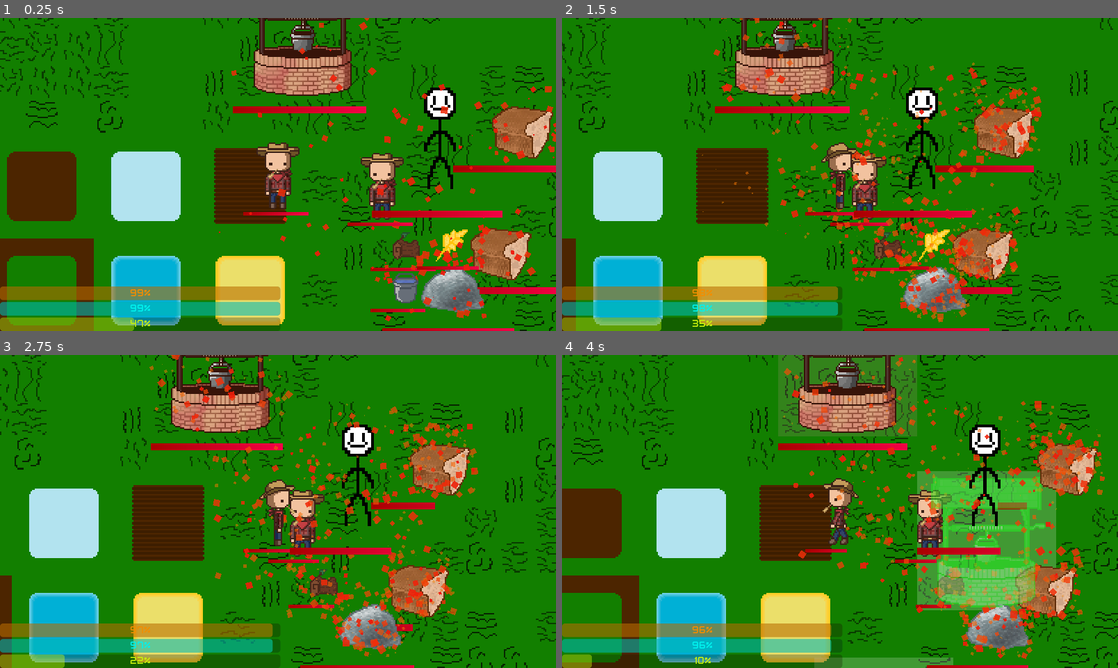
Above: before the commit, frames 1-4 (two rows, left to right).
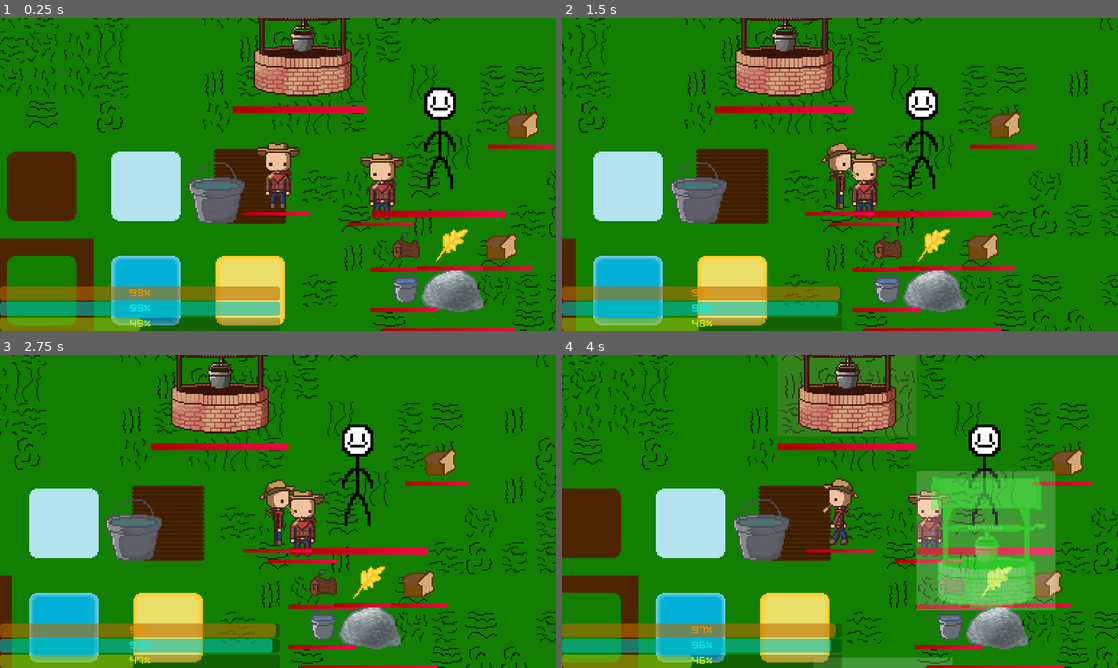
Above: after the commit, the same moments.

Repository: T3rryTim3/mhs-gamedev-02
Game: Godot game, scene res://scenes/Structure/main.tscn
Same seed, same stepped clock (60 frames per second), same inputs: the game is played once before the commit and once after it.
Inputs (mouse positions are in pixels of both pictures, inside the frame that each line leads up to):
- Up to frame 1 (0.25 s): no input
- Up to frame 2 (1.5 s): tap Enter (ui_accept) at 0.5, 0.77 s; move the mouse to (962, 158) at 0.52 s; hold D (move_right) 0.53-1.25 s; tap E at 0.6 s; click (962, 158) at 0.67 s; tap Q at 0.8 s; drag from (728, 190) to (851, 174) at 1.27 s
- Up to frame 3 (2.75 s): move the mouse to (333, 442) at 2.02 s; hold D (move_right) from 2.03 s (still down); tap E at 2.1 s; tap Q at 2.3 s
- Up to frame 4 (4 s): release D (move_right) at 2.75 s; drag from (812, 574) to (673, 464) at 2.77 s; move the mouse to (1006, 558) at 3.52 s; hold A (move_left) from 3.53 s (still down); tap B at 3.6 s; tap Enter (ui_accept) at 3.77 s; tap Q at 3.8 s

The runs differ from the first frame. In frame 1, 6.9% of the frame differs, in the area x 0-100%, y 0-100%; in frame 2, 9.9%; in frame 3, 11%; in frame 4, 12%.

Commit message:
Item Crates and Zindex fix
Item crates have now been added as well as the ordering of items and entities being fixed.

Diff:
--- /dev/null
+++ b/projects/mhsdev-02/Shaders/collector_display.gdshader
@@ -0,0 +1,12 @@
+shader_type canvas_item;
+
+void fragment() {
+	// Called for every pixel the material is visible on.
+	float brightness = (COLOR.r+COLOR.g+COLOR.b)/8.0;
+	COLOR = vec4(brightness+0.446, brightness+0.17, brightness+0.074, COLOR.a);
+}
+
+//void light() {
+	// Called for every pixel for every light affecting the CanvasItem.
+	// Uncomment to replace the default light processing function with this one.
+//}
--- /dev/null
+++ b/projects/mhsdev-02/Shaders/main.gdshader
@@ -0,0 +1,11 @@
+shader_type canvas_item;
+
+uniform float outerRadius : hint_range(0.0, 5.0) = 1.0;
+uniform float MainAlpha : hint_range(0.0, 1.0) = 1.0;
+
+void fragment() {
+	float x = abs(UV.x-.5)*2.0;
+	float y = abs(UV.y-.5)*2.0;
+	float v = pow(sqrt((x*x)+(y*y))/outerRadius, 2);
+	COLOR = vec4(COLOR.r+v*MainAlpha,COLOR.g,COLOR.b,COLOR.a);
+}
--- /dev/null
+++ b/projects/mhsdev-02/scenes/Base/collector_display.tscn
@@ -0,0 +1,19 @@
+[gd_scene load_steps=6 format=3 uid="uid://dny7k3wl6lmol"]
+
+[ext_resource type="Texture2D" uid="uid://c2vvmexmaag42" path="res://images/stations/crate.png" id="1_ryt1c"]
+[ext_resource type="Script" path="res://scripts/collector_display.gd" id="2_gf0o0"]
+[ext_resource type="Texture2D" uid="uid://0jfgs4ujpo58" path="res://images/items/water.png" id="2_lnqda"]
+[ext_resource type="Shader" path="res://Shaders/collector_display.gdshader" id="3_bdrtd"]
+
+[sub_resource type="ShaderMaterial" id="ShaderMaterial_rijhc"]
+shader = ExtResource("3_bdrtd")
+
+[node name="CollectorDisplay" type="Sprite2D"]
+z_index = -1
+texture = ExtResource("1_ryt1c")
+script = ExtResource("2_gf0o0")
+
+[node name="Inner" type="Sprite2D" parent="."]
+material = SubResource("ShaderMaterial_rijhc")
+position = Vector2(0, 2)
+texture = ExtResource("2_lnqda")
--- a/projects/mhsdev-02/scenes/Base/item.tscn
+++ b/projects/mhsdev-02/scenes/Base/item.tscn
@@ -7,7 +7,7 @@
 size = Vector2(48, 48)
 
 [node name="Item" type="CharacterBody2D" node_paths=PackedStringArray("sprite")]
-z_index = -1
+z_index = -2
 scale = Vector2(0.5, 0.5)
 collision_layer = 2
 collision_mask = 4
--- a/projects/mhsdev-02/scenes/Base/player.tscn
+++ b/projects/mhsdev-02/scenes/Base/player.tscn
@@ -253,6 +253,8 @@
 radius = 17.58
 
 [node name="Player" type="CharacterBody2D" node_paths=PackedStringArray("sprite") groups=["player"]]
+z_index = 3
+y_sort_enabled = true
 collision_mask = 9
 motion_mode = 1
 script = ExtResource("1_1ohs8")
@@ -263,18 +265,19 @@
 shape = SubResource("RectangleShape2D_xebjq")
 
 [node name="AnimatedSprite2D" type="AnimatedSprite2D" parent="."]
+y_sort_enabled = true
 sprite_frames = SubResource("SpriteFrames_1g787")
 animation = &"move_down_holding"
 frame_progress = 0.779783
 
 [node name="Collector" type="Node2D" parent="." node_paths=PackedStringArray("pickup_area", "pickup_pos_node", "drop_pos_node")]
-z_index = -2
 script = ExtResource("42_nclik")
 stack_limit = 3
 decay_coef = 0.0
 pickup_area = NodePath("PickupRange")
 pickup_pos_node = NodePath("PickupPos")
 drop_pos_node = NodePath("DropPos")
+show_crate = false
 
 [node name="PickupRange" type="Area2D" parent="Collector"]
 collision_layer = 4
--- a/projects/mhsdev-02/scenes/Stations/oven.tscn
+++ b/projects/mhsdev-02/scenes/Stations/oven.tscn
@@ -2,7 +2,7 @@
 
 [ext_resource type="Script" path="res://scripts/oven.gd" id="1_onh8p"]
 [ext_resource type="Texture2D" uid="uid://c42whfon7v317" path="res://scenes/Base/station_default_progress.tres" id="2_tqr35"]
-[ext_resource type="Texture2D" uid="uid://u7xq2b86pnte" path="res://images/stations/well.png" id="3_kj0x1"]
+[ext_resource type="Texture2D" uid="uid://xvtxeuvbp12u" path="res://images/stations/oven(off).png" id="3_oom4y"]
 [ext_resource type="Script" path="res://scripts/collector.gd" id="4_fcgx6"]
 
 [sub_resource type="RectangleShape2D" id="RectangleShape2D_astqw"]
@@ -12,27 +12,32 @@
 radius = 17.58
 
 [node name="Oven" type="CharacterBody2D" node_paths=PackedStringArray("sprite")]
+z_as_relative = false
+y_sort_enabled = true
 collision_layer = 8
 collision_mask = 0
 motion_mode = 1
 script = ExtResource("1_onh8p")
 station_data = 4
+produce_time = 15.0
 progress_bar_texture = ExtResource("2_tqr35")
 sprite = NodePath("Sprite2D")
 move_influence = 0.01
 
 [node name="Sprite2D" type="Sprite2D" parent="."]
-texture = ExtResource("3_kj0x1")
+texture = ExtResource("3_oom4y")
 
 [node name="CollisionShape2D" type="CollisionShape2D" parent="."]
 position = Vector2(0.75, 37.75)
 shape = SubResource("RectangleShape2D_astqw")
 
 [node name="Collector" type="Node2D" parent="." node_paths=PackedStringArray("pickup_area", "pickup_pos_node", "drop_pos_node")]
-z_index = -2
+z_index = 1
+position = Vector2(-5, 13)
 script = ExtResource("4_fcgx6")
 stack_limit = 5
 can_steal = true
+decay_coef = 0.0
 pickup_area = NodePath("PickupRange")
 pickup_pos_node = NodePath("PickupPos")
 drop_pos_node = NodePath("DropPos")
@@ -55,7 +60,8 @@
 position = Vector2(-50, 49)
 
 [node name="Collector2" type="Node2D" parent="." node_paths=PackedStringArray("pickup_area", "pickup_pos_node", "drop_pos_node")]
-z_index = -2
+z_index = 1
+position = Vector2(3, 14)
 script = ExtResource("4_fcgx6")
 stack_limit = 5
 can_steal = true
--- a/projects/mhsdev-02/scenes/Structure/main.tscn
+++ b/projects/mhsdev-02/scenes/Structure/main.tscn
@@ -1,11 +1,28 @@
-[gd_scene load_steps=3 format=3 uid="uid://cec63m3q1fajg"]
+[gd_scene load_steps=5 format=3 uid="uid://cec63m3q1fajg"]
 
 [ext_resource type="PackedScene" uid="uid://ccpoqb2roaltc" path="res://scenes/Testing/dev_console.tscn" id="1_vl0ib"]
 [ext_resource type="PackedScene" uid="uid://c1g832odaaalg" path="res://scenes/Testing/phystest.tscn" id="1_yr86s"]
+[ext_resource type="Shader" path="res://Shaders/main.gdshader" id="2_bl8pg"]
+
+[sub_resource type="ShaderMaterial" id="ShaderMaterial_rybio"]
+shader = ExtResource("2_bl8pg")
+shader_parameter/outerRadius = 1.126
+shader_parameter/MainAlpha = 0.0
 
 [node name="Main" type="Node2D"]
 
 [node name="DevConsole" parent="." instance=ExtResource("1_vl0ib")]
 visible = false
 
-[node name="phystest" parent="." instance=ExtResource("1_yr86s")]
+[node name="SubViewportContainer" type="SubViewportContainer" parent="."]
+material = SubResource("ShaderMaterial_rybio")
+offset_right = 40.0
+offset_bottom = 40.0
+
+[node name="SubViewport" type="SubViewport" parent="SubViewportContainer"]
+handle_input_locally = false
+canvas_item_default_texture_filter = 0
+size = Vector2i(1152, 648)
+render_target_update_mode = 4
+
+[node name="phystest" parent="SubViewportContainer/SubViewport" instance=ExtResource("1_yr86s")]
--- a/projects/mhsdev-02/scenes/Testing/phystest.tscn
+++ b/projects/mhsdev-02/scenes/Testing/phystest.tscn
@@ -11,6 +11,7 @@
 [ext_resource type="PackedScene" uid="uid://nsrj6j5h6ctv" path="res://scenes/Base/station.tscn" id="6_a5nhr"]
 [ext_resource type="PackedScene" uid="uid://dgmho5h0opm76" path="res://scenes/Stations/well.tscn" id="7_s0786"]
 [ext_resource type="PackedScene" uid="uid://i0xmlk7yt0wk" path="res://scenes/Stations/oven.tscn" id="8_bnbq1"]
+[ext_resource type="Texture2D" uid="uid://bxvsmyxsitujf" path="res://images/items/dirty_water.png" id="9_x1r1a"]
 [ext_resource type="PackedScene" uid="uid://dr8hujnthfhc6" path="res://scenes/Stations/forest.tscn" id="11_kicql"]
 [ext_resource type="Texture2D" uid="uid://bqnqdfgmkb7vc" path="res://images/Tilesets/Tileset v1.png" id="12_lf2jf"]
 [ext_resource type="PackedScene" uid="uid://d0j0sjf62c3tn" path="res://scenes/Base/blueprint.tscn" id="13_n1juf"]
@@ -435,6 +436,11 @@
 position = Vector2(-113, 28)
 camera_limit = NodePath("../CameraLimit")
 
+[node name="DirtyWater" type="Sprite2D" parent="."]
+y_sort_enabled = true
+position = Vector2(-155, 38)
+texture = ExtResource("9_x1r1a")
+
 [node name="Stations" type="Node" parent="."]
 
 [node name="Station" parent="Stations" instance=ExtResource("6_a5nhr")]
@@ -449,6 +455,8 @@
 position = Vector2(-391, 121)
 
 [node name="Oven2" parent="Stations" instance=ExtResource("5_viceh")]
+z_as_relative = false
+y_sort_enabled = true
 position = Vector2(-392, 241)
 station_data = 1
 
--- a/projects/mhsdev-02/scripts/Events/tornado.gd
+++ b/projects/mhsdev-02/scripts/Events/tornado.gd
@@ -47,10 +47,10 @@
 func _ready() -> void:
 	# Set default stats and connections
 	collider.connect("body_entered", fling)
-	push_strength = EventMan.scale_val(data.strength) * 300 # Use scale_val for logarithmic growthsss
+	push_strength = EventMan.scale_val(data.strength/2) * 300 # Use scale_val for logarithmic growth
 	tornado.scale = _double_vec2(EventMan.scale_val(data.strength) * 2)
-	move_cooldown = 2 / 1
-	cooldown_delay = 1 / data.strength
+	move_cooldown = 2.0
+	cooldown_delay = 1.0 / data.strength
 	push_damage = 3 * EventMan.scale_val(data.strength)
 	_select_target()
 	sprite.play() # Tornado animation
--- a/projects/mhsdev-02/scripts/Singletons/effect_data.gd
+++ b/projects/mhsdev-02/scripts/Singletons/effect_data.gd
@@ -31,7 +31,6 @@
 		self.visual_init()
 
 	func apply(delta):
-		var is_player = self.target is Player
 		match self.type:
 			EffectTypes.WEATHER_COLD:
 				if "temp" in self.target.state:
@@ -39,10 +38,6 @@
 
 			EffectTypes.BURNING:
 				self.target.damage(self.strength * delta)
-
-		# Clamp stats
-		for k in self.target.state.keys():
-			self.target.state[k].val = clampf(target.state[k].val, target.state[k].min, target.state[k].max)
 
 	func visual_init(): ## TODO Apply visual effect on entity
 		if not self.particle_obj:
--- a/projects/mhsdev-02/scripts/collector.gd
+++ b/projects/mhsdev-02/scripts/collector.gd
@@ -6,6 +6,9 @@
 signal item_collected
 signal item_reset
 
+## Collector visual preload
+@onready var display_scn = preload("res://scenes/Base/collector_display.tscn")
+
 ## How many items at a time that the collector can hold.
 @export var stack_limit:int = 1
 
@@ -51,6 +54,9 @@
 ## Loses grip after force is applied to item
 @export var loose_grip:bool = true
 
+## Show a crate with the limit_type item, if set
+@export var show_crate:bool = true
+
 ## Current progress for auto collecting
 var auto_collect_progress:float = 0
 
@@ -60,8 +66,31 @@
 ## Current resources in the stack. (FILO)
 var current_resources:Array = []
 
+## Crate object
+var display:Sprite2D
+
 func _ready() -> void:
-	pass
+	if show_crate:
+		# Add crate
+		display = display_scn.instantiate()
+		add_child(display)
+		display.position = pickup_pos_node.position + Vector2(0, 8) # Pixel offset
+
+		if limit_type_enable:
+			# Add crate display
+			var data = ItemData.get_item_data(limit_type)
+			var image = load(data["img_path"])
+			display.inner.texture = image
+		else:
+			display.inner.visible = false
+
+func _get_level(): ## Finds the first Level ancestor
+	var parent = get_parent()
+	while parent != null:
+		if parent is Level:
+			return parent
+		parent = parent.get_parent()
+	return null
 
 func _remove_item(item_id:int) -> void: ## Remove an item from current_resources by identifier
 	for i in current_resources.size():
@@ -91,6 +120,8 @@
 		if auto_collect_progress >= auto_collect_cooldown:
 			add_nearest_item()
 			auto_collect_progress = 0
+	for x in current_resources:
+		x.z_index = z_index
 
 func _get_nearest_item(reset:bool = true, force_type: = -1) -> Item: ## Get the nearest Item node not currently in a collector.
 	var nearest_distance:float = INF
@@ -143,8 +174,8 @@
 	if len(current_resources) >= stack_limit:
 		return false
 
-	#if item.global_position == pickup_pos_node.global_position:
-		#skip_animation = true
+	# if item.global_position == pickup_pos_node.global_position:
+		# skip_animation = true
 
 	var global_pos = item.global_position
 	item.get_parent().remove_child(item)
@@ -162,6 +193,8 @@
 	current_resources.append(item)
 	item.tree_exiting.connect(_remove_item.bind(item.collection_id))
 	item.force_applied.connect(_reparent_item.bind(item))
+
+	item.z_index = z_index
 
 	if skip_animation:
 		item.collect_progress = pickup_time
@@ -180,6 +213,7 @@
 	item.tree_exiting.disconnect(_remove_item)
 	item.force_applied.disconnect(_reparent_item.bind(item))
 	item.show_health = true
+	item.z_index = -1
 	item_reset.emit()
 
 func destroy_item() -> void: ## Destroy the top item
@@ -191,7 +225,7 @@
 
 	item.queue_free()
 
-func _reparent_item(item:Item): ## Reparent item to the scene root
+func _reparent_item(item:Item): ## Reparent item to the level
 	reset_item_stats(item)
 
 	item.position = drop_pos_node.position + Vector2(randi_range(-drop_offset, drop_offset), randi_range(-drop_offset, drop_offset))
@@ -199,7 +233,7 @@
 
 	# Reparent item to root
 	remove_child(item)
-	get_tree().get_root().call_deferred("add_child", item)
+	_get_level().add_child(item)
 
 	# Reset position back
 	item.global_position = glob_pos
@@ -208,6 +242,10 @@
 	if len(current_resources) == 0:
 		return null
 	return current_resources[-1]
+
+func item_entered(item:Item): ## Called by other collectors when an item is dropped nearby
+	if auto_collect:
+		add_nearest_item()
 
 func drop_item() -> void: ## Drop the topmost item.
 	# Validate request
@@ -229,3 +267,4 @@
 	# ...Unless there's a collector
 	if near_collector:
 		item.global_position = near_collector.get_parent().pickup_pos_node.global_position
+		near_collector.get_parent().item_entered(item)
--- /dev/null
+++ b/projects/mhsdev-02/scripts/collector_display.gd
@@ -0,0 +1,3 @@
+extends Sprite2D
+
+@onready var inner:Sprite2D = $Inner
--- a/projects/mhsdev-02/scripts/entity.gd
+++ b/projects/mhsdev-02/scripts/entity.gd
@@ -118,7 +118,7 @@
 
 	add_child(health_bar)
 
-	add_effect(EffectData.EffectTypes.BURNING, 10, 1)
+	#add_effect(EffectData.EffectTypes.BURNING, 10, 1)
 
 func _death() -> void: ## Calls upon health hitting zero. Will queue free by default.
 	queue_free()
@@ -148,6 +148,8 @@
 func _process(delta) -> void:
 	health_bar.visible = show_health
 	_apply_effects(delta)
+	for k in state.keys(): # Clamp stats
+		state[k].val = clampf(state[k].val, state[k].min, state[k].max)
 
 func _round_vector(vec:Vector2, n:int) -> Vector2: ## Rounds each value of vec to n
 	return Vector2(int(vec.x/n)*n, int(vec.y/n)*n)
--- a/projects/mhsdev-02/scripts/level.gd
+++ b/projects/mhsdev-02/scripts/level.gd
@@ -26,3 +26,6 @@
 	if player:
 		var strength = 1 + _get_station_count(StationData.Stations.STRENGTH_TOTEM)
 		player.update_collector_stack_lim(strength)
+
+func player_stat_update(player:Player, delta:float): ## "Weather" of the level; update player stats (temp)
+	player.state.temp.val -= 1 * delta
--- a/projects/mhsdev-02/scripts/oven.gd
+++ b/projects/mhsdev-02/scripts/oven.gd
@@ -3,13 +3,36 @@
 @onready var collector_wheat = $Collector
 @onready var collector_wood = $Collector2
 
+@onready var sprite_off = preload("res://images/stations/oven(off).png")
+@onready var sprite_on = preload("res://images/stations/oven(on).png")
+
 var pickup_timer:Timer
+
+func _can_smelt():
+	return (len(collector_wheat.current_resources) > 0) and (len(collector_wood.current_resources) > 0)
+
+func _update_sprite():
+	if _can_smelt():
+		sprite.texture = sprite_on
+		if progress_timer.is_stopped():
+			progress_timer.start()
+	else:
+		sprite.texture = sprite_off
+
+func _ready():
+	super()
+	collector_wheat.connect("item_collected", _update_sprite)
+	collector_wood.connect("item_collected", _update_sprite)
+	progress_timer.stop()
+	progress_timer.one_shot = true
 
 func produce():
 	super()
 
-	if (len(collector_wheat.current_resources) > 0) and (len(collector_wood.current_resources) > 0):
+	if _can_smelt():
 		collector_wheat.destroy_item()
 		collector_wood.destroy_item()
 
 		create_item(ItemData.ItemTypes.BREAD, Vector2(randf_range(-1,1), 1))
+
+	_update_sprite()
--- a/projects/mhsdev-02/scripts/player.gd
+++ b/projects/mhsdev-02/scripts/player.gd
@@ -15,8 +15,9 @@
 var current_blueprint:BlueprintHover
 
 func _update_stats(delta:float): # Updates the player's stats with respect to time
-	state["hunger"].val -= 1 * delta
-	state["thirst"].val -= 1 * delta
+	_get_level().player_stat_update(self, delta) # Apply level effects
+	state["hunger"].val -= 0.6 * delta # Default hunger drain
+	state["thirst"].val -= 1 * delta # Default thirst drain
 
 func _ready():
 	super()
@@ -42,7 +43,7 @@
 		'max': 100
 	}
 
-	add_effect(EffectData.EffectTypes.WEATHER_COLD, 100, 10)
+	#add_effect(EffectData.EffectTypes.WEATHER_COLD, 100, 10)
 
 func _death():
 	pass
@@ -69,7 +70,7 @@
 		collector.position.y += 1
 
 	if collector_pos_dir.y <= 0:
-		collector.z_index = -2
+		collector.z_index = -1
 	else:
 		collector.z_index = 1
 		collector.position.y -= 8
--- a/projects/mhsdev-02/scripts/strength_totem.gd
+++ b/projects/mhsdev-02/scripts/strength_totem.gd
@@ -10,3 +10,4 @@
 		active = true
 	else:
 		active = false
+	_get_level().update_station_stats()
--- a/projects/mhsdev-02/station.gd
+++ b/projects/mhsdev-02/station.gd
@@ -107,13 +107,13 @@
 		0:
 			# Check if the player is above the station based on camera pos
 			if get_viewport().get_camera_2d().global_position.y + 24 <global_position.y + get_sprite_texture().get_height()/2.0:
-				z_index = 2
+				z_index = 5
 			else:
 				z_index = -1
 		1:
 			z_index = -1
 		2:
-			z_index = 2
+			z_index = 5
 
 
 func _ready():
Binary file changed: projects/mhsdev-02/images/items/bread.png
Binary file added: projects/mhsdev-02/images/stations/crate.png
Not shown, added: projects/mhsdev-02/images/stations/crate.png.import
Binary file added: projects/mhsdev-02/images/stations/oven(off).png
Not shown, added: projects/mhsdev-02/images/stations/oven(off).png.import
Binary file added: projects/mhsdev-02/images/stations/oven(on).png
Not shown, added: projects/mhsdev-02/images/stations/oven(on).png.import
Not shown: 1 places in projects/mhsdev-02/scenes/Testing/phystest.tscn that only renumber resources
